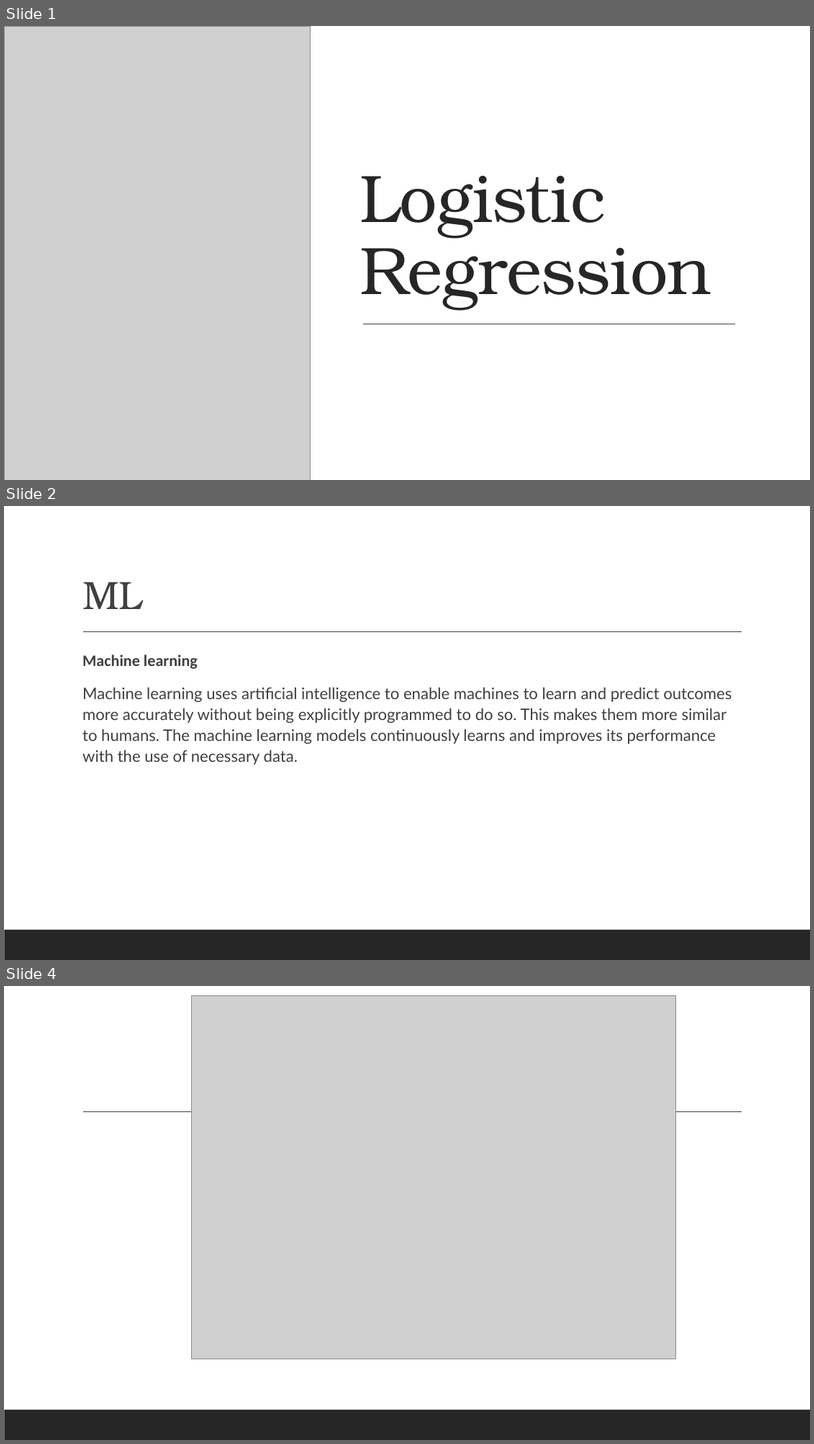
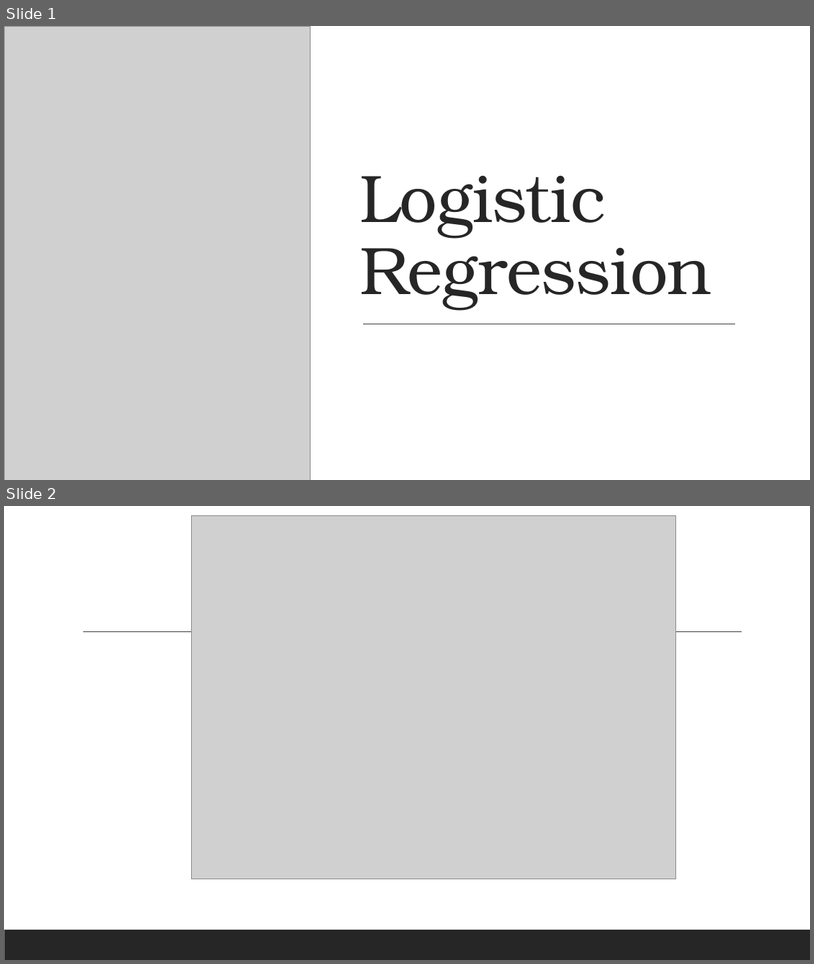
Before and after one commit to shahil04/ds_materials, a slide deck: 8.0_Machine Learning/ml_class/ml_class_notes/class_3_Logistic_regression_class.pptx. Shown one above the other, each under a label of ours: slides 1, 2 and 4 before the commit, slides 1 and 2 after it; the slides between them are not shown. The pictures are 814x1444 and 814x964 pixels, drawn with LibreOffice and Linux fonts; fonts in the diff are those of the drawing; grey boxes stand for pictures. Boxes give left, top, right and bottom in pixels: in the first picture for what was removed or moved away, otherwise in the second. Text is boxed around its words. In the diff, an @@ line names an element or a change of style, - is before the commit and + after.

```diff
--- a/8.0_Machine Learning/ml_class/ml_class_notes/class_3_Logistic_regression_class.pptx
+++ b/8.0_Machine Learning/ml_class/ml_class_notes/class_3_Logistic_regression_class.pptx
@@ slide 2 removed at <box>4,506,810,960</box>, background #FFFFFF; not listed: 2 template elements that a slide beside it also shows @@
@@ title removed at <box>82,582,142,609</box> @@
-ML
@@ text removed at <box>82,654,732,764</box> @@
-  Machine learning
-  Machine learning uses artificial intelligence to enable machines to learn and predict outcomes more accurately without being explicitly programmed to do so. This makes them more similar to humans. The machine learning models continuously learns and improves its performance with the use of necessary data.
@@ what was slide 4 is now slide 2 @@
```
Also in this commit, not shown: 9 slides changed, 11 slides added, 4 other slides removed, 21 other files.
